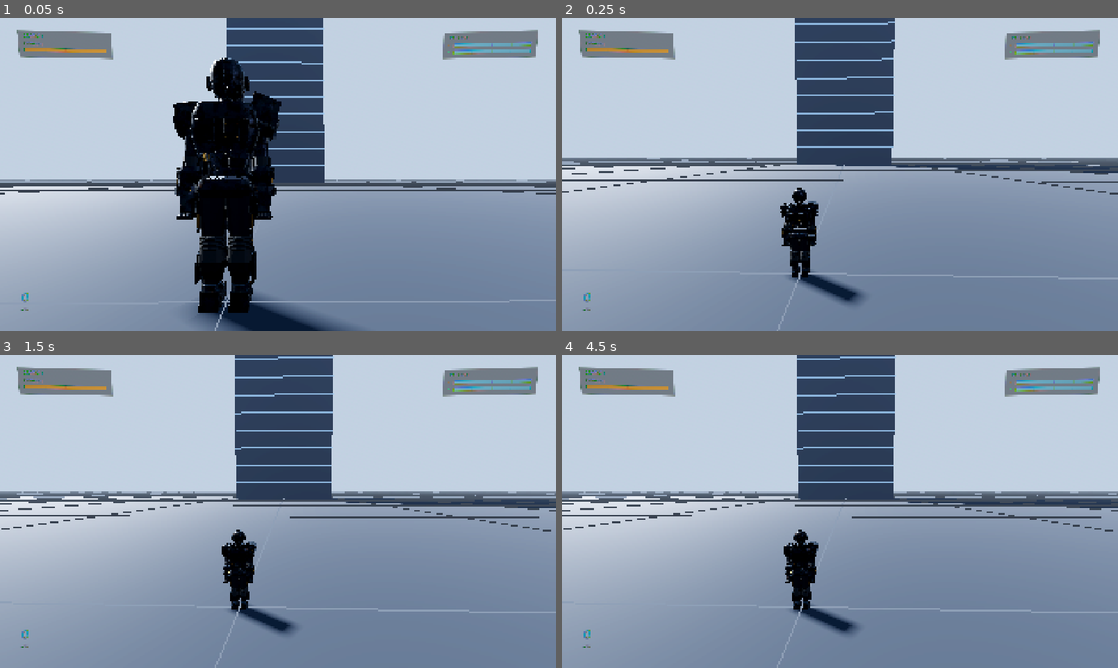
Above: before the commit, frames 1-4 (two rows, left to right).
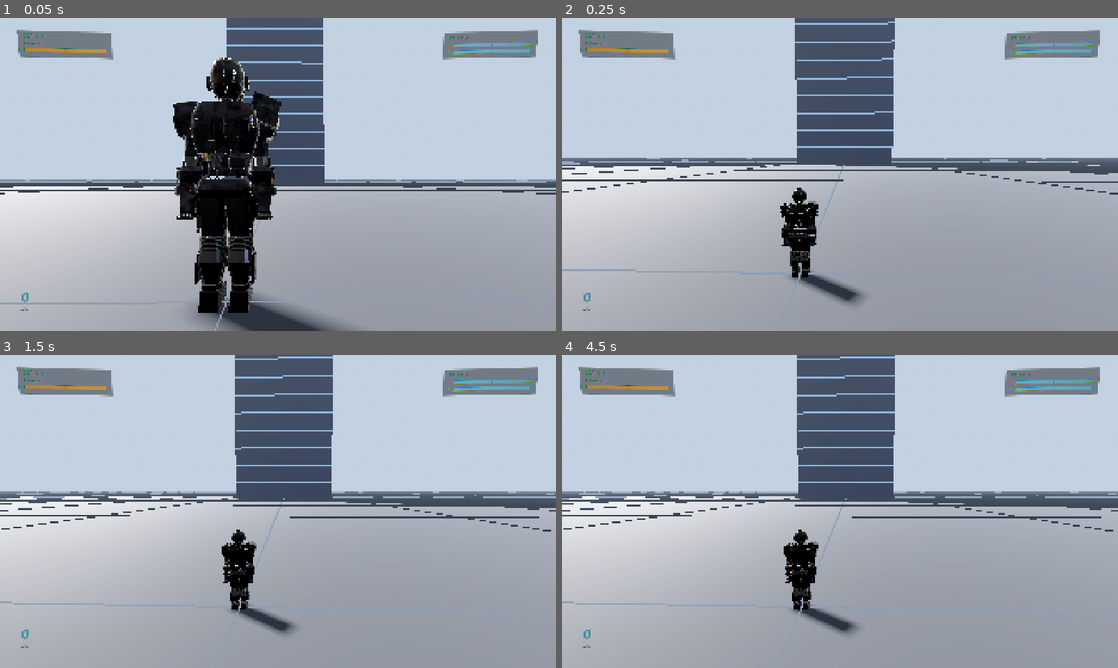
Above: after the commit, the same moments.

Repository: JerzySukiennik/mark-zero-godot
Game: Godot game, scene res://scenes/world/arena.tscn
Same seed, same stepped clock (60 frames per second), same inputs: the game is played once before the commit and once after it.
Inputs (mouse positions are in pixels of both pictures, inside the frame that each line leads up to):
- Up to frame 1 (0.05 s): no input
- Up to frame 2 (0.25 s): no input
- Up to frame 3 (1.5 s): move the mouse to (400, 495) at 0.52 s; click (400, 495) at 0.67 s; tap Enter at 1.25 s; drag from (166, 527) to (250, 574) at 1.27 s
- Up to frame 4 (4.5 s): tap Space at 2, 3.5 s; move the mouse to (895, 442) at 2.02 s; click (895, 442) at 2.17 s; tap Enter at 2.75 s; drag from (812, 574) to (673, 464) at 2.77 s; move the mouse to (1006, 558) at 3.52 s; click (1006, 558) at 3.67 s; drag from (673, 464) to (756, 433) at 4.27 s

The runs differ from the first frame. In frame 1, 42% of the frame differs, in the area x 0-100%, y 0-100%; in frame 2, 48%; in frame 3, 48%; in frame 4, 48%.

Commit message:
Brighten the armour, aim the boot jets, and flatten the flight polar
THE SUIT WAS DARK BECAUSE OF THE SURFACE, not the lights. Measured off the shipped
models, every plate came in at roughness 1.00 with metallic up to 0.90 — the darkest
combination there is, because metal has almost no diffuse response and at roughness 1 the
reflection is smeared into a uniform dim grey. Polishing it to 0.34 is also just correct;
Tony's armour is a mirror.

The rest came from finding the right knob by measurement rather than by eye. Sweeping
ambient_light_energy from 1.35 to 2.30 moved the armour's brightness by 0.001 — with
ambient_light_source = SKY the sky's own energy drives both the ambient and the
reflection. sky_energy_multiplier 1.25 to 2.60 took it from 0.195 to 0.295, which is the
difference between a black silhouette and readable plates.

Lifting the albedo, which is the obvious move, is a trap and was tried twice: for a METAL
albedo_color IS the specular reflectance, so past 1.0 the surface reflects more light than
reaches it, and with a bright sky and a glow pass it ran away instantly — the whole armour
rendered as a featureless white blob at both 1.75 and 1.18.

THE BOOT JETS fired 37 degrees BEHIND vertical in a hover, measured. They leave along the
ankle pivot's local -Y, so the foot's angle is the exhaust angle, and the hover pose had
the toes pointed back. And the jet mesh scaled about its own centre, so lengthening it
pushed half the extra length up through the sole and out of the top of the boot: "jakos
jest za wysoko... nie wychodzi z tych miejsc odpowiednich". It hangs from the nozzle now.
Sparks cut from 14 to 6 — the beams carry it, and loose grit reads as the suit shedding
parts.

THE FLIGHT POLAR. "Pod jakis jeden kat totalnie nie chce leciec i mega wolno." Measured
around the whole circle it was two faults. The altitude assist was scaled by thrust_mag,
and flying sideways only reports 0.4 of it, so the suit carried two thirds of its weight
and sank at 32 m/s — it WAS flying, downhill. And a pure retro burn reported no thrust at
all, so flying backwards had no assist either and sank at 58. Retro counts as thrust now,
which is honest — it is the repulsors firing — and the assist reaches full almost at once.
Lateral authority is up 45%, because strafing at a third of the forward speed is a cliff
at ninety degrees rather than a polar curve. Worst sink across all twelve directions is
now 3 m/s.

tools/shoot_scene.tscn gained a luminance readout and an isolation pass, because five
rounds of "still too dark" by eye is how two changes got made at once and both got blamed
on the wrong one.

Twelve suites plus the integration test.

Co-Authored-By: Claude Opus 5 <noreply@anthropic.com>

Diff:
--- a/game/scripts/flight/flight_model.gd
+++ b/game/scripts/flight/flight_model.gd
@@ -244,8 +244,12 @@
 		var cap_now := (-velocity.y / delta) * spec.mass
 		f += basis_.inverse() * Vector3(0, minf(need, cap_now) * vert, 0)
 
+	# The RETRO burn counts too. It is the repulsors firing — harder than a cruise, if
+	# anything — and leaving it out meant that flying backwards reported no thrust at all,
+	# so the altitude assist stood down and the suit sank at 58 m/s while the player held
+	# the stick. It also means the exhaust lights during a braking burn, which it should.
 	thrust_mag = clampf((fwd * boost + absf(cmd.get("lateral", 0.0)) * 0.4
-		+ absf(vert) * 0.5) * power, 0.0, 1.6)
+		+ absf(vert) * 0.5 + back * 0.5) * power, 0.0, 1.6)
 
 	# ---- drag, anisotropic, in body axes ------------------------------------------------
 	var b := basis_.inverse() * velocity
@@ -279,8 +283,14 @@
 	# Applied in WORLD up rather than body up, which is the whole point: banked thirty-five
 	# degrees into a turn, a body-frame lift loses a chunk of its vertical component and the
 	# suit mushes towards the ground exactly when the player is concentrating on the turn.
-	if not grounded and not hover_active and thrust_mag > 0.12:
-		var carry := clampf(thrust_mag / 0.6, 0.0, 1.0) * LIFT_ASSIST
+	if not grounded and not hover_active and thrust_mag > 0.10:
+		# Reaching full carry almost immediately, and NOT scaled by how the stick happens
+		# to be pushed. Ramping it over thrust_mag meant that flying pure sideways — where
+		# thrust_mag is only 0.4, because lateral contributes at 0.4 weight — carried two
+		# thirds of the weight and sank at 32 m/s while doing it. Holding altitude is not
+		# something the suit should do only when travelling forwards. This is the other
+		# half of "czasami po prostu totalnie nie chce leciec": it was flying, downhill.
+		var carry := clampf(thrust_mag / 0.18, 0.0, 1.0) * LIFT_ASSIST
 		f += basis_.inverse() * Vector3(0, G * spec.mass * carry, 0)
 
 	# ---- integrate ----------------------------------------------------------------------
--- a/game/scripts/flight/specs.gd
+++ b/game/scripts/flight/specs.gd
@@ -74,19 +74,19 @@
 	if not _all.is_empty():
 		return
 	_add({ id = "mk1", name = "MARK I", mass = 340.0,
-		main = 9800.0, lateral = 4410.0, vertical = 7350.0,
+		main = 9800.0, lateral = 6370.0, vertical = 7350.0,
 		top_speed = 150.0, drag = Vector3(3.2, 4.2, 6.5),
 		max_rate = 1.9, roll_rate = 2.4, alpha_max = 8.0, roll_alpha_max = 12.0,
 		rate_falloff_ref = 90.0, stability = 0.55, integrity = 900.0, power = 0.8,
 		boost = 1.15 })
 	_add({ id = "mk2", name = "MARK II", mass = 215.0,
-		main = 12600.0, lateral = 5670.0, vertical = 9450.0,
+		main = 12600.0, lateral = 8190.0, vertical = 9450.0,
 		top_speed = 300.0, drag = Vector3(4.0, 5.6, 8.0),
 		max_rate = 3.0, roll_rate = 4.2, alpha_max = 14.0, roll_alpha_max = 24.0,
 		rate_falloff_ref = 200.0, stability = 1.0, integrity = 1100.0, power = 1.0,
 		boost = 1.4, flaw = "icing" })
 	_add({ id = "mk3", name = "MARK III", mass = 220.0,
-		main = 13400.0, lateral = 6030.0, vertical = 10050.0,
+		main = 13400.0, lateral = 8710.0, vertical = 10050.0,
 		top_speed = 320.0, drag = Vector3(4.0, 5.6, 8.0),
 		max_rate = 3.1, roll_rate = 4.4, alpha_max = 14.0, roll_alpha_max = 25.0,
 		rate_falloff_ref = 210.0, stability = 1.05, integrity = 1600.0, power = 1.0,
--- a/game/scripts/flight/thrusters.gd
+++ b/game/scripts/flight/thrusters.gd
@@ -82,6 +82,10 @@
 			boot = spec.boot,
 			core = _make_core(holder, scale_f),
 			glow = _make_glow(holder, scale_f),
+			# The unscaled lengths, so the jet can be kept hanging FROM the nozzle rather
+			# than centred on it.
+			core_h = 0.95 * scale_f,
+			glow_h = 1.50 * scale_f,
 			flame = _make_flame(holder, scale_f),
 			fog = _make_fog(holder, scale_f),
 			sparks = _make_sparks(holder, scale_f),
@@ -213,8 +217,10 @@
 ## amount together with the rest: they are what stops the plume looking like a smooth gas.
 func _make_sparks(parent: Node3D, s: float) -> GPUParticles3D:
 	var p := GPUParticles3D.new()
-	p.amount = 14
-	p.lifetime = 0.5
+	# "Za duzo tych drobinek odpadajacych" — the beams carry it, and every spark that is not
+	# obviously part of the blast reads as debris falling off the suit.
+	p.amount = 6
+	p.lifetime = 0.28
 	p.local_coords = false
 	var pm := ParticleProcessMaterial.new()
 	pm.direction = Vector3(0, -1, 0)
@@ -325,6 +331,13 @@
 			if mi.visible:
 				var stretch: float = 0.45 + lv * 1.25
 				mi.scale = Vector3(0.7 + lv * 0.45, stretch, 0.7 + lv * 0.45)
+				# A MeshInstance scales about its own origin, which sits at the middle of
+				# the cylinder — so lengthening the jet pushed half the extra length UP,
+				# back through the sole and out of the top of the boot. Jurek: "jakos jest
+				# za wysoko... nie wychodzi z tych miejsc odpowiednich." Re-hanging it each
+				# frame keeps the nozzle end pinned where the nozzle is.
+				var h: float = e.core_h if part == "core" else e.glow_h
+				mi.position.y = -h * stretch * 0.5
 				var mat: StandardMaterial3D = mi.material_override
 				var a: Color = mat.albedo_color
 				mat.albedo_color = Color(a.r, a.g, a.b,
--- a/game/scripts/suit/suit_loader.gd
+++ b/game/scripts/suit/suit_loader.gd
@@ -59,6 +59,10 @@
 		_cache[path] = null
 		return null
 
+	# Done once, here, before the scene is packed — so every spawn gets it for free and no
+	# caller has to remember.
+	_polish(node)
+
 	# Pack it once so later instances are cheap: parsing three megabytes of glTF on every
 	# spawn would be felt the moment a second player joins.
 	var packed := PackedScene.new()
@@ -78,3 +82,35 @@
 	for c in node.get_children():
 		c.owner = root
 		_pack_owner(c, root)
+
+## POLISH THE ARMOUR.
+##
+## Measured off the shipped models, every plate came in at roughness 1.00 with metallic up
+## to 0.90 — and a fully rough metal is the darkest thing you can put in a scene. Metal has
+## almost no diffuse response, so nearly everything you see on it is reflected environment;
+## at roughness 1 that reflection is smeared into a uniform dim grey, and with only a sky to
+## reflect it goes nearly black. That is why the suit stayed "zbyt ciemny" through two
+## rounds of turning the LIGHTS up: the lights were never the problem, the surface was.
+##
+## Polishing it is also just correct. Tony's armour is a mirror.
+const MAX_ROUGHNESS := 0.34
+const MIN_SPECULAR := 0.55
+##
+## NOT by lifting albedo. That was tried at 1.75 and at 1.18 and both rendered the armour
+## as a featureless white blob, which is not a tuning miss — for a METAL, albedo_color is
+## the specular reflectance, so pushing it past one makes the surface reflect more light
+## than reaches it. With a bright sky, a near-mirror roughness and a glow pass on top, it
+## runs away immediately. Brightness has to come from the lighting and the roughness.
+
+static func _polish(n: Node) -> void:
+	if n is MeshInstance3D:
+		var mesh: Mesh = (n as MeshInstance3D).mesh
+		if mesh != null:
+			for i in mesh.get_surface_count():
+				var m = mesh.surface_get_material(i)
+				if m is StandardMaterial3D:
+					var sm: StandardMaterial3D = m
+					sm.roughness = minf(sm.roughness, MAX_ROUGHNESS)
+					sm.metallic_specular = maxf(sm.metallic_specular, MIN_SPECULAR)
+	for c in n.get_children():
+		_polish(c)
--- a/game/scripts/suit/suit_rig.gd
+++ b/game/scripts/suit/suit_rig.gd
@@ -94,8 +94,11 @@
 		"piv_hipR": { "dir": _d(-0.03, -0.999, -0.02) },
 		"piv_kneeL": { "dir": _d(0, -0.999, 0.03) },
 		"piv_kneeR": { "dir": _d(0, -0.999, 0.03) },
-		"piv_ankleL": { "dir": _d(0, -0.80, 0.60) },
-		"piv_ankleR": { "dir": _d(0, -0.80, 0.60) },
+		# Feet nearly flat, because the BOOT JETS point along the ankle and they are what is
+		# holding him up. Toes back at 0.60 aimed the exhaust thirty-seven degrees behind
+		# vertical — measured — so a hovering suit was firing backwards and down.
+		"piv_ankleL": { "dir": _d(0, -0.992, 0.13) },
+		"piv_ankleR": { "dir": _d(0, -0.992, 0.13) },
 		"piv_chest": { "dir": _d(0, 1.0, 0.0) },
 	},
 
--- a/game/scripts/world/arena.gd
+++ b/game/scripts/world/arena.gd
@@ -37,7 +37,12 @@
 	mat.sky_horizon_color = Color(0.82, 0.86, 0.90)
 	mat.ground_bottom_color = Color(0.20, 0.20, 0.22)
 	mat.ground_horizon_color = Color(0.62, 0.64, 0.66)
-	mat.sky_energy_multiplier = 1.25
+	# THE lever for a metal subject. Measured on the Mark I hovering: 1.25 gave a suit
+	# luminance of 0.195 and 2.60 gives 0.295, which is the difference between a black
+	# silhouette and readable plates and panel lines. Raising the LIGHTS did nothing for
+	# two rounds because metal has almost no diffuse response — what you see on it is the
+	# sky, so the sky is what has to be brighter.
+	mat.sky_energy_multiplier = 2.60
 	sky.sky_material = mat
 	env.background_mode = Environment.BG_SKY
 	env.sky = sky
@@ -46,7 +51,11 @@
 	# response — nearly everything you see on it is reflected environment. Lighting tuned for
 	# a city of flat concrete leaves the suit reading as a silhouette. Jurek: "strój jest
 	# zbyt ciemny."
-	env.ambient_light_energy = 1.35
+	# NOT the lever, measured: sweeping this from 1.35 to 2.30 moved the armour's brightness
+	# by 0.001. With ambient_light_source = SKY the sky's own energy is what drives both the
+	# ambient and the reflection, and a metal figure is almost entirely reflection. Left at
+	# a sane value rather than tuned.
+	env.ambient_light_energy = 1.60
 	env.tonemap_mode = Environment.TONE_MAPPER_ACES
 	env.glow_enabled = true
 	env.glow_intensity = 0.5
@@ -79,7 +88,7 @@
 	# a metal figure reads as "too dark" even when the key light is strong.
 	var fill := DirectionalLight3D.new()
 	fill.rotation_degrees = Vector3(-18, 55, 0)
-	fill.light_energy = 0.55
+	fill.light_energy = 0.90
 	fill.light_color = Color(0.72, 0.82, 1.0)
 	fill.shadow_enabled = false
 	add_child(fill)
--- a/game/tools/shoot_scene.gd
+++ b/game/tools/shoot_scene.gd
@@ -63,6 +63,23 @@
 	var img := get_viewport().get_texture().get_image()
 	DirAccess.make_dir_recursive_absolute(ProjectSettings.globalize_path(OUT))
 	img.save_png(OUT + "/hover_%s.png" % ("all" if OS.get_cmdline_user_args().is_empty() else OS.get_cmdline_user_args()[0]))
+	# A NUMBER for how bright the suit actually is, sampled off the middle of the frame
+	# where the body sits. Eyeballing "still too dark" through five renders is how two
+	# changes got made at once and both got blamed on the wrong one.
+	var lum := 0.0
+	var n := 0
+	var c0 := img.get_size() / 2
+	for y in range(c0.y - 170, c0.y + 40, 3):
+		for x in range(c0.x - 70, c0.x + 70, 3):
+			var px := img.get_pixel(x, y)
+			var l := 0.2126 * px.r + 0.7152 * px.g + 0.0722 * px.b
+			# ONLY THE DARK PIXELS. Averaging the whole box measured mostly SKY, so the
+			# number sat at 0.28 whatever the lighting did and told me nothing. The suit is
+			# the dark thing in front of a bright background, so that is what to sample.
+			if l < 0.55:
+				lum += l
+				n += 1
+	print("[shot] suit luminance = %.3f over %d samples" % [lum / maxf(1, n), n])
 	print("[shot] saved — thrust_mag=%.2f hover=%s y=%.0f" % [
 		_pilot.model.thrust_mag, _pilot.model.hover_active, _pilot.model.position.y])
 	var fx: Thrusters = _pilot.fx
--- a/game/tools/test_flight.gd
+++ b/game/tools/test_flight.gd
@@ -124,5 +124,34 @@
 		_ok(drop < 25.0, "flying %s for 10 s loses little height (%.0f m)" % [bank, drop])
 		_ok(a.speed > 40.0, "and it is actually flying (%.0f m/s)" % a.speed)
 
+	print("=== every direction on the stick ===")
+	# Jurek: pushed to a back-diagonal the suit "totalnie nie chce leciec i mega wolno
+	# leci". Measured around the whole circle it was two separate faults. Holding sideways
+	# or diagonally sank the suit at 30-60 m/s, because the altitude assist was scaled by
+	# thrust_mag and sideways only reports 0.4 of it — so it WAS flying, downhill. And a
+	# pure retro burn reported no thrust at all, so flying backwards had no assist either.
+	var worst_sink := 0.0
+	var slowest := 1e9
+	var fastest := 0.0
+	for deg in range(0, 360, 30):
+		var ang := deg_to_rad(float(deg))
+		var mv := Vector2(sin(ang), -cos(ang))      # stick: -y is forward, as the pad reports
+		var d := FlightModel.new()
+		d.set_armor("mk3")
+		d.position = Vector3(0, 3000, 0)
+		for i in 1800:
+			var fwd := -mv.y
+			d.step(STEP, { thrust = maxf(fwd, 0.0), retro = maxf(-fwd, 0.0),
+				lateral = mv.x, vertical = 0.0, walk = Vector2.ZERO, look = Vector2.ZERO,
+				roll = 0.0, boost = false, aiming = false, firing = false })
+		worst_sink = maxf(worst_sink, -d.velocity.y)
+		slowest = minf(slowest, d.speed)
+		fastest = maxf(fastest, d.speed)
+	_ok(worst_sink < 12.0, "no stick direction sinks the suit (worst %.0f m/s)" % worst_sink)
+	# Nose-first is meant to be the fastest — it is a body flying through air — but a
+	# THREE-fold gap between best and worst is a cliff rather than a polar curve.
+	_ok(slowest > fastest * 0.35,
+		"and none is hopeless (%.0f m/s of %.0f)" % [slowest, fastest])
+
 	print("ALL PASSED" if bad == 0 else "%d FAILED" % bad)
 	quit(1 if bad > 0 else 0)
--- a/game/tools/test_sides.gd
+++ b/game/tools/test_sides.gd
@@ -117,6 +117,14 @@
 	_ok(pa.y < sh.y - 0.35, "with the hands well below the shoulders")
 	_ok(h.thrust_mag >= FlightModel.HOVER_BURN, "and the repulsors are burning (%.2f)" % h.thrust_mag)
 
+	# AND THEY POINT DOWN. The boot jets leave along the ankle pivot's local -Y, so the
+	# foot's angle IS the exhaust angle: toes back at 0.60 aimed them thirty-seven degrees
+	# behind vertical, and a hovering suit was firing backwards while holding station.
+	var tl: Node3D = hs.pivots["piv_thrusterL"]
+	var jet: Vector3 = (tl.global_transform.basis * Vector3(0, -1, 0)).normalized()
+	_ok(rad_to_deg(jet.angle_to(Vector3.DOWN)) < 15.0,
+		"the boot jets fire straight down in a hover (%.0f deg off)" % rad_to_deg(jet.angle_to(Vector3.DOWN)))
+
 	print("=== the arms through a slide ===")
 	# A full sideways slide must produce a real ASYMMETRY — one arm reaching away from the
 	# turn, the other tucked across it — and neither hand may cross the body's centre line.
